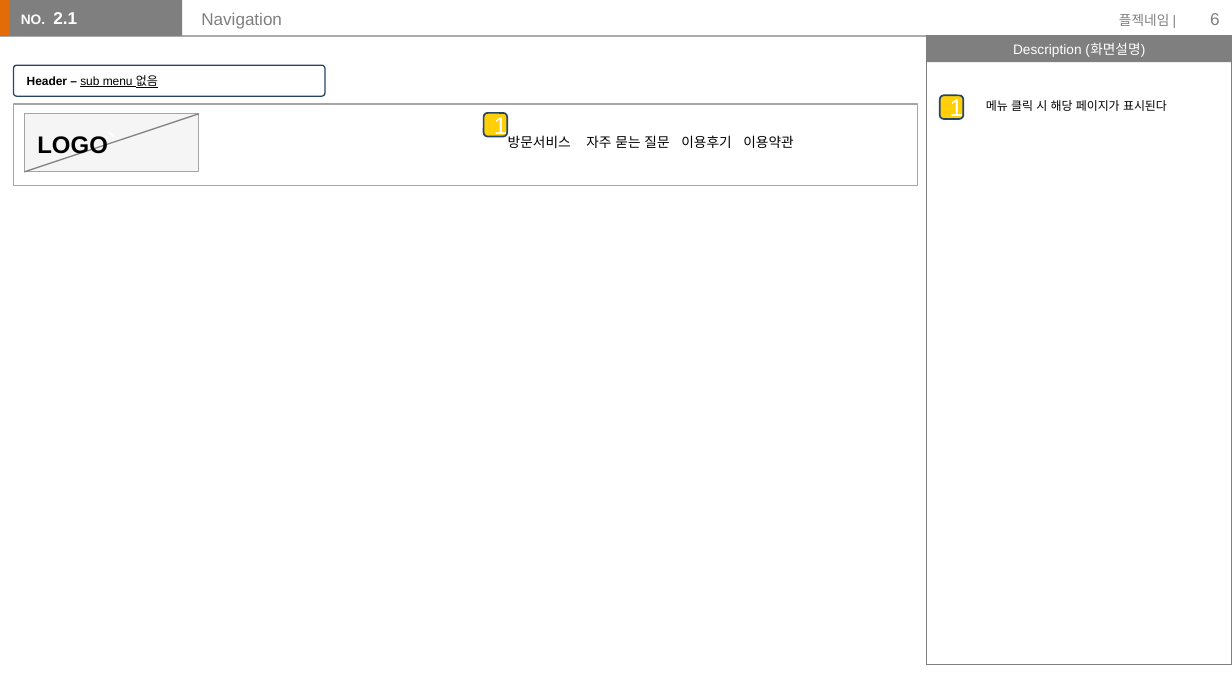
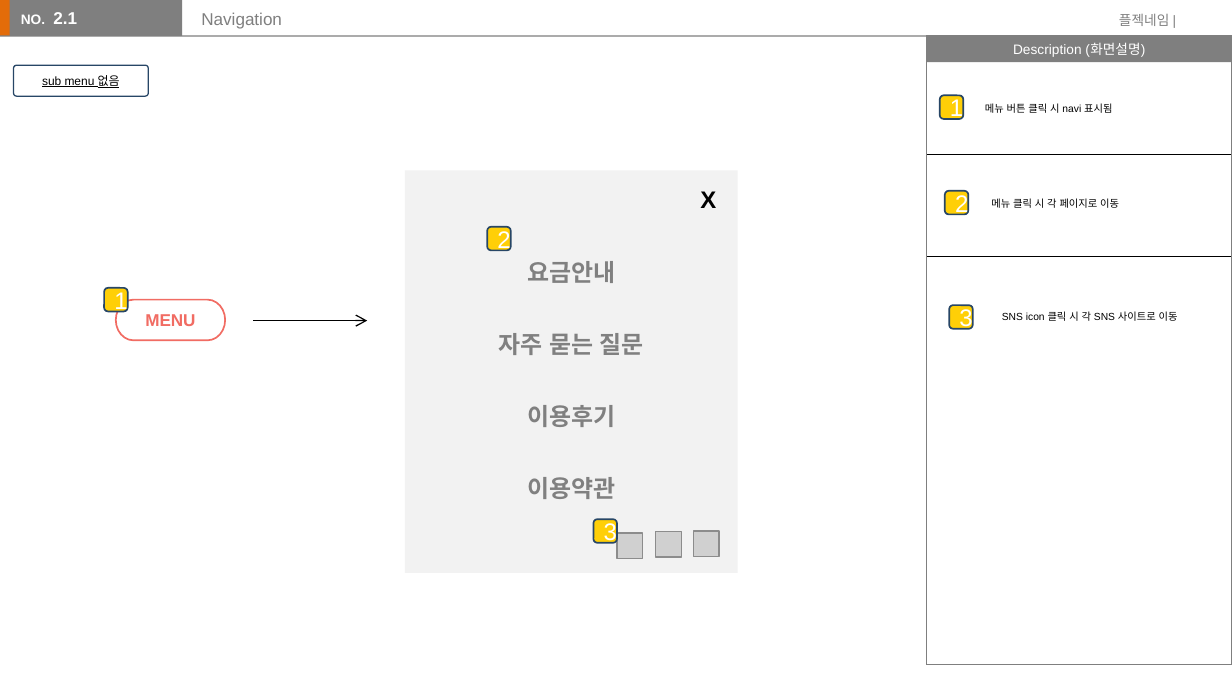
Before and after one commit to dame22/HSD_TIL, a slide deck: slide 6 of Pets Home/스토리 보드_한소담.pptx. Drawn at 1232x693 pixels with LibreOffice and Linux fonts; fonts in the diff are those of the drawing; grey boxes stand for pictures. Boxes give left, top, right and bottom in pixels: in the first picture for what was removed or moved away, otherwise in the second. Text is boxed around its words. In the diff, an @@ line names an element or a change of style, - is before the commit and + after.

```diff
--- a/Pets Home/스토리 보드_한소담.pptx
+++ b/Pets Home/스토리 보드_한소담.pptx
@@ page number removed at (1210,13,1220,25) @@
-6
@@ rounded rectangle "sub menu 없음": place and size @@
-rounded rectangle "sub menu 없음" at (14,65,325,96)
+rounded rectangle "sub menu 없음" at (14,65,148,96)
@@ text in rounded rectangle at (42,75,120,88): text changed @@
-Header – sub menu 없음
+sub menu 없음
@@ rectangle removed at (14,103,918,185) @@
@@ rectangle removed at (25,113,200,171) @@
-`
@@ line removed from (198, 113) to (25, 172) @@
@@ text at (985,103,1112,113): text changed; size 7 to 6 pt @@
-메뉴 클릭 시 해당 페이지가 표시된다
+메뉴 버튼 클릭 시 navi 표시됨
@@ text removed at (37,136,108,159) @@
-LOGO
@@ rectangle added at (405,170,738,573), fill #F2F2F2 @@
@@ line added from (928, 154) to (1231, 154), #000000 0.75 pt @@
@@ text added at (700,191,716,208), 14 pt, text #000000, bold @@
+X
@@ rounded rectangle added at (945,191,968,214), fill #FFCF07, outline #274666 1 pt, 14 pt, text #FFFFFF @@
+2
@@ text added at (991,198,1119,208), 6 pt, text #000000 @@
+메뉴 클릭 시 각 페이지로 이동
@@ rounded rectangle added at (487,227,510,250), fill #FFCF07, outline #274666 1 pt, 14 pt, text #FFFFFF @@
+2
@@ text at (498,261,644,499): text changed; size 8 to 14 pt; font Arial to Noto Sans CJK KR; text colour #000000 to #808080; bold on @@
-방문서비스 자주 묻는 질문 이용후기 이용약관
+요금안내
+자주 묻는 질문
+이용후기
+이용약관
@@ line added from (928, 256) to (1231, 256), #000000 0.75 pt @@
@@ rounded rectangle "1": place and size @@
-rounded rectangle "1" at (484,113,508,137)
+rounded rectangle "1" at (105,288,128,312)
@@ pill shape added at (116,299,225,340), fill #FFFFFF, outline #F16C63 1 pt, 10 pt, text #F16C63, bold @@
+MENU
@@ arrow added from (254, 320) to (367, 320), #000000 0.75 pt @@
@@ rounded rectangle added at (949,306,972,329), fill #FFCF07, outline #274666 1 pt, 14 pt, text #FFFFFF @@
+3
@@ text added at (1002,311,1178,321), 6 pt, text #000000 @@
+SNS icon 클릭 시 각 SNS 사이트로 이동
@@ rounded rectangle added at (594,519,617,542), fill #FFCF07, outline #274666 1 pt, 14 pt, text #FFFFFF @@
+3
@@ picture added at (617,533,643,559) @@
@@ picture added at (655,531,681,557) @@
@@ picture added at (694,531,719,557) @@
```
Also in this commit, not shown: 7 other slides changed, 2 slides added, 4 slides removed, 14 other files.
